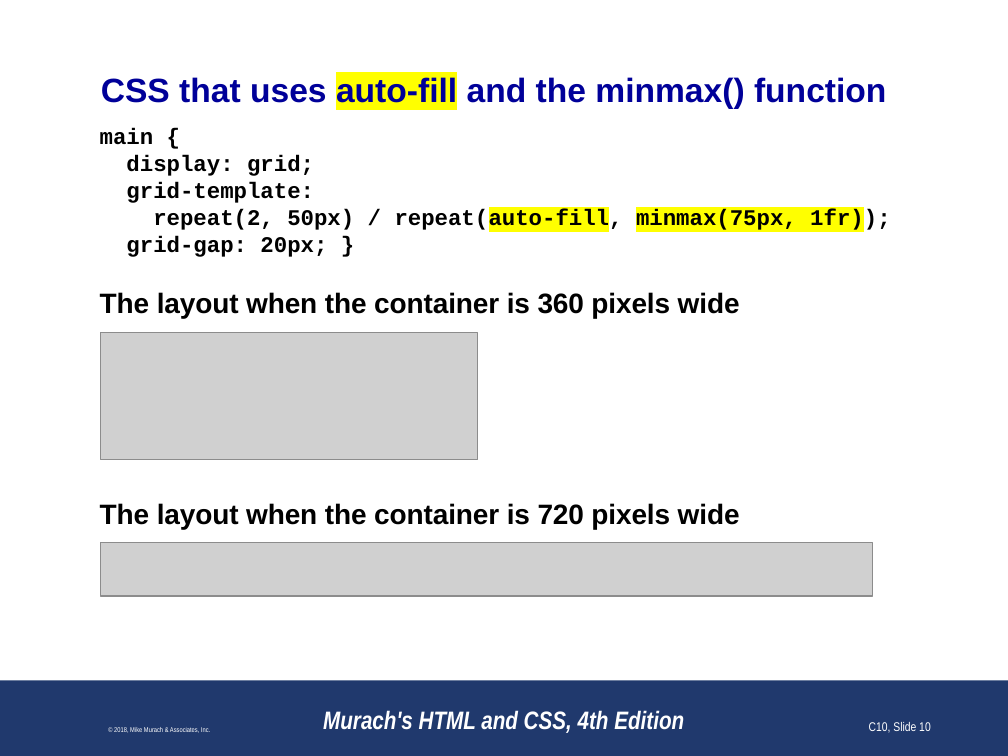
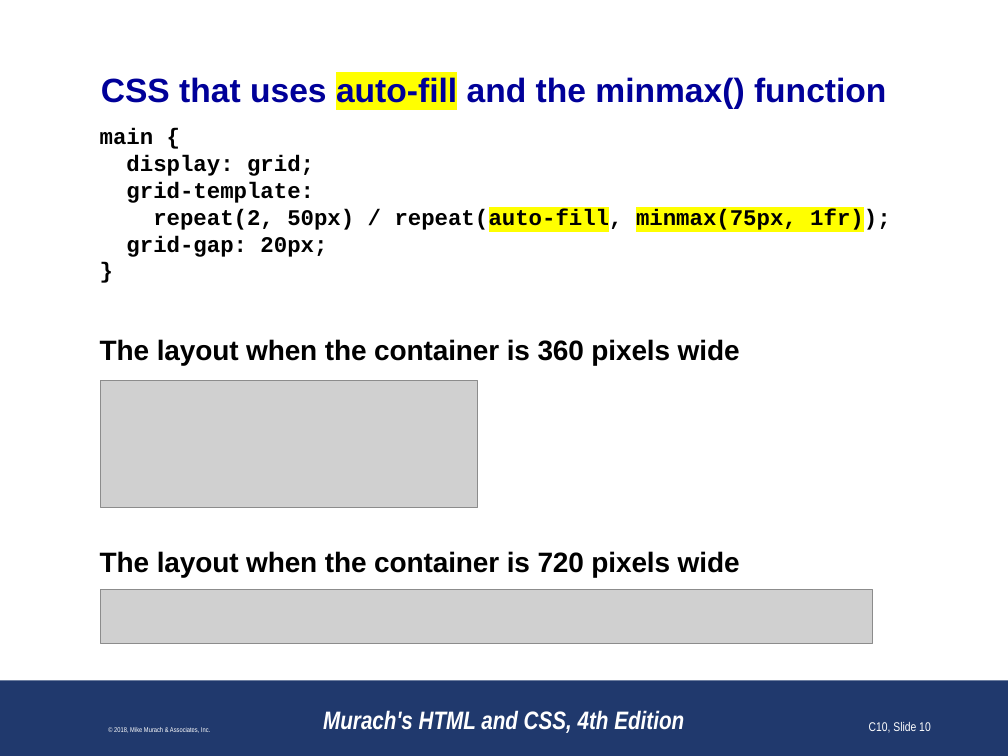
Before and after one commit to paulsmithkc/awd1000_base_lab_and_homework, a slide deck: slide 10 of murach_html_4e/slides/Chapter 10 slides (Revised).pptx. Drawn at 1008x756 pixels with LibreOffice and Linux fonts; fonts in the diff are those of the drawing; grey boxes stand for pictures; background and template pictures are left out. Boxes give left, top, right and bottom in pixels: in the first picture for what was removed or moved away, otherwise in the second. Text is boxed around its words. In the diff, an @@ line names an element or a change of style, - is before the commit and + after.

```diff
--- a/murach_html_4e/slides/Chapter 10 slides (Revised).pptx
+++ b/murach_html_4e/slides/Chapter 10 slides (Revised).pptx
@@ text "The layout when the container ..." moved from (x1=100, y1=292, x2=740, y2=318) to (x1=100, y1=339, x2=740, y2=365) @@
@@ picture moved from (x1=101, y1=333, x2=478, y2=460) to (x1=101, y1=380, x2=478, y2=507) @@
@@ text "The layout when the container ..." moved from (x1=100, y1=503, x2=740, y2=530) to (x1=100, y1=551, x2=740, y2=577) @@
@@ picture moved from (x1=101, y1=542, x2=872, y2=596) to (x1=101, y1=590, x2=872, y2=643) @@
```
Also in this commit, not shown: 19 other slides changed, 1 slide added, 7 slides removed.
